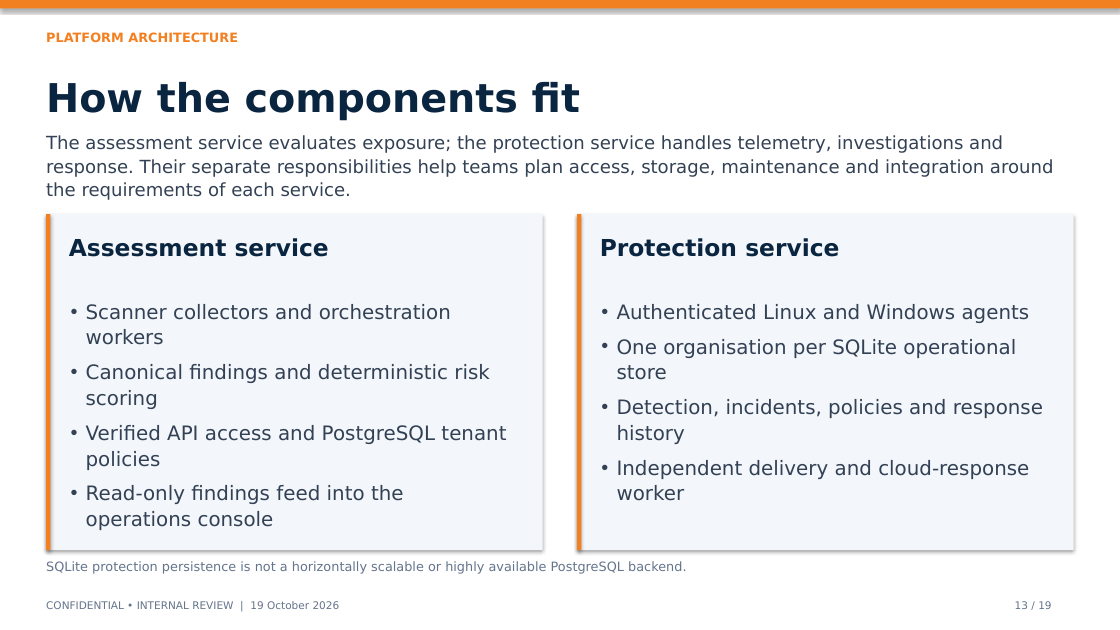
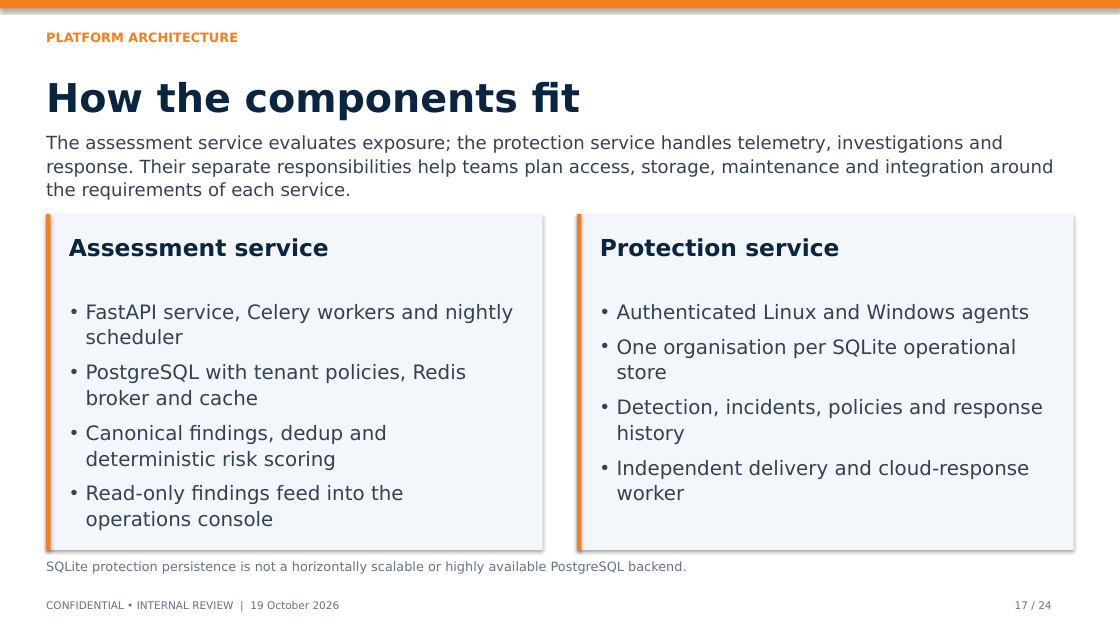
Before and after one commit to harshitrathi14/vulnsuite, a slide deck: slide 17 of VulnSuite_Executive_Deck_FINAL.pptx (slide 13 before the commit). Drawn at 1120x630 pixels with LibreOffice and Linux fonts; fonts in the diff are those of the drawing. Boxes give left, top, right and bottom in pixels: in the first picture for what was removed or moved away, otherwise in the second. Text is boxed around its words. In the diff, an @@ line names an element or a change of style, - is before the commit and + after.

```diff
--- a/VulnSuite_Executive_Deck_FINAL.pptx
+++ b/VulnSuite_Executive_Deck_FINAL.pptx
@@ text at [86, 304, 513, 470]: text changed @@
-• Scanner collectors and orchestration workers
-• Canonical findings and deterministic risk scoring
-• Verified API access and PostgreSQL tenant policies
+• FastAPI service, Celery workers and nightly scheduler
+• PostgreSQL with tenant policies, Redis broker and cache
+• Canonical findings, dedup and deterministic risk scoring
@@ text at [1015, 601, 1051, 609]: text changed @@
-13 / 19
+17 / 24
```
Also in this commit, not shown: 18 other slides changed, 5 slides added, 6 other files.
